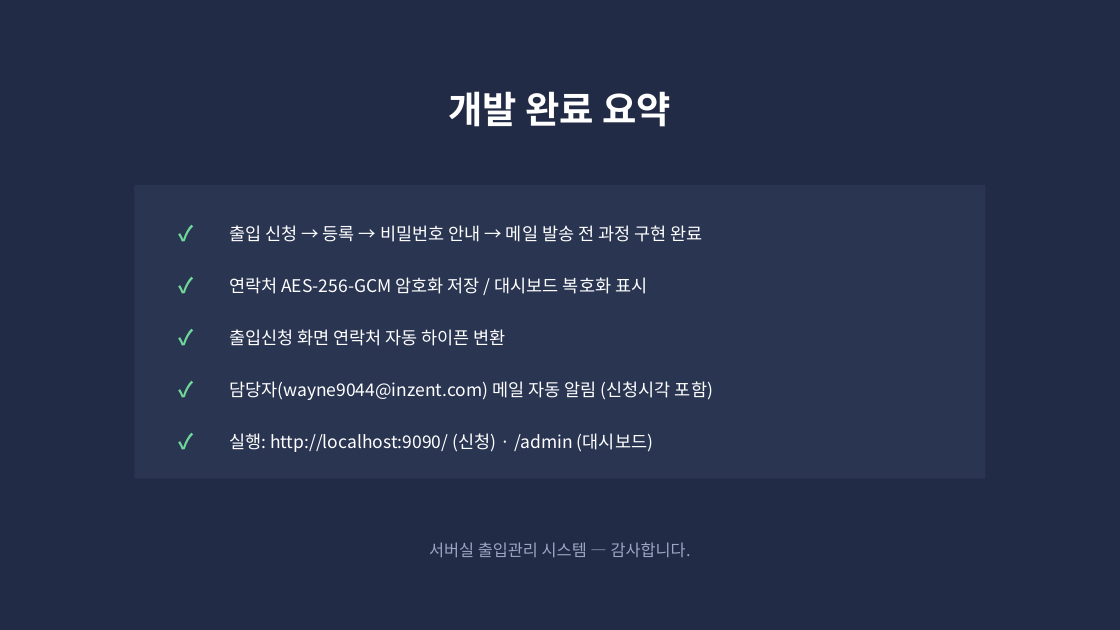
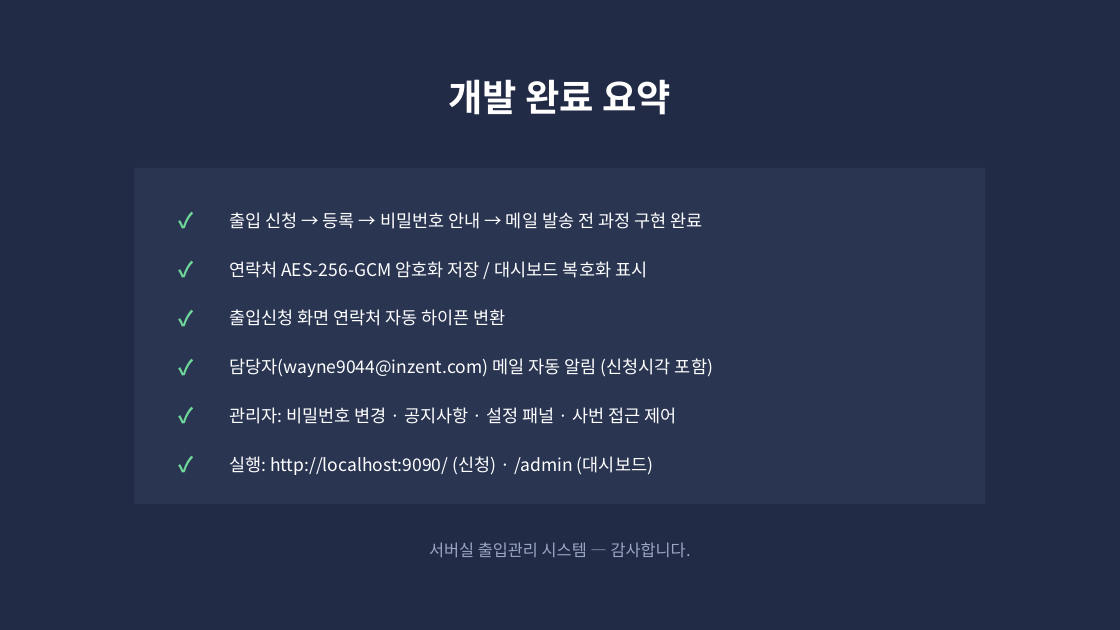
Before and after one commit to inzentibiz/srcAccessMgmt, a slide deck: slide 9 of docs/서버실_출입관리_시스템_개발보고.pptx (slide 8 before the commit). Drawn at 1120x630 pixels with LibreOffice and Linux fonts; fonts in the diff are those of the drawing. Boxes give left, top, right and bottom in pixels: in the first picture for what was removed or moved away, otherwise in the second. Text is boxed around its words. In the diff, an @@ line names an element or a change of style, - is before the commit and + after.

Commit message:
비밀번호 변경, 공지사항 작성/삭제 추가, 관련 완료 문서 수정

```diff
--- a/docs/서버실_출입관리_시스템_개발보고.pptx
+++ b/docs/서버실_출입관리_시스템_개발보고.pptx
@@ rectangle: place and size @@
-rectangle at (134, 185, 986, 479)
+rectangle at (134, 168, 986, 504)
@@ 5 texts: place and size @@
-5 texts at (176, 91, 702, 308)
+5 texts at (176, 79, 702, 292)
@@ 4 texts: place and size @@
-4 texts at (176, 314, 713, 413)
+4 texts at (176, 295, 713, 390)
@@ text added at (176, 392, 227, 439), 18 pt, text #6FD89A, bold @@
+✓
@@ text added at (229, 407, 677, 424), 15 pt, text #FFFFFF @@
+관리자: 비밀번호 변경 · 공지사항 · 설정 패널 · 사번 접근 제어
@@ text "✓": place and size @@
-text "✓" at (176, 418, 227, 465)
+text "✓" at (176, 441, 227, 487)
@@ text "실행: http://localhost:9090/ (신청) · /admin ...": place and size @@
-text "실행: http://localhost:9090/ (신청) · /admin ..." at (229, 433, 653, 452)
+text "실행: http://localhost:9090/ (신청) · /admin ..." at (229, 456, 653, 475)
```
Also in this commit, not shown: 1 other slide changed, 1 slide added, 20 other files.
